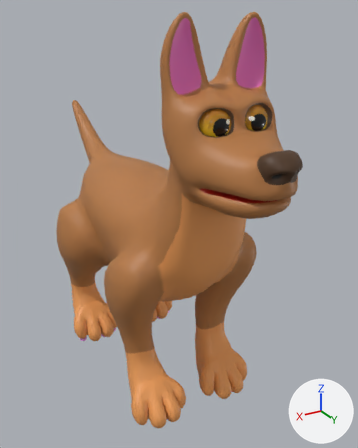
Renders of the Blender file Assets/Art/Models/Player/Rigged Dog/TheFoxDog (FK IK WP) (editedRig).blend from each side of a commit.
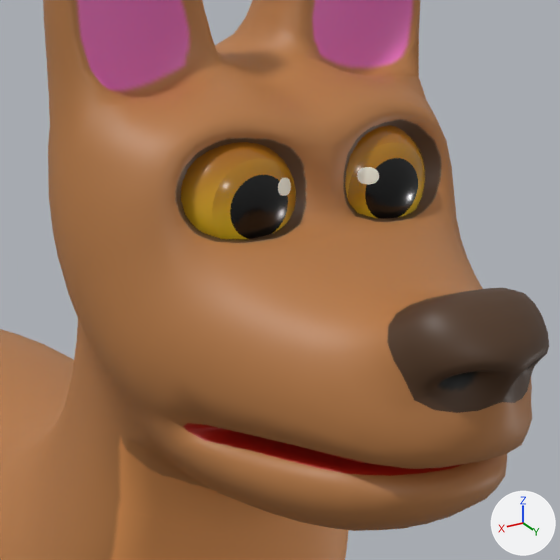
Each version appears first whole from a 50 mm camera at (4.22, 8.21, 6.22) aimed at (-0.45, 0.42, 2.32), and next in a close-up on the part from 41% to 85% of the width and 15% to 51% of the height. Every picture has the same lights, and +X, +Y and +Z are marked at lower right. The last two pictures show the newer version.

Script lines for the objects in view, before the commit:
```python
mat_eyemat = principled_material('EyeMat')
mat_eyemat.texture = img_eyes_png
mat_eyemat.roughness = 0.2
me_cube_002 = bpy.data.meshes.new('Cube.002')
me_cube_002.from_pydata(...)  # 5926 vertices, 5918 faces; spans x -3.89..3.93, y -1.48..1.48, z -3.12..4.07
me_cube_002.polygons.foreach_set('use_smooth', [True] * 5918)
me_cube_002.materials.append(mat_dogmat)  # picture img_ordinarydog_png_003
me_sphere = bpy.data.meshes.new('Sphere')
me_sphere.from_pydata(...)  # 161 vertices, 160 faces; spans x -0.83..0.83, y -0.83..0.83, z 0.33..1.0
me_sphere.polygons.foreach_set('use_smooth', [True] * 160)
me_sphere.materials.append(mat_eyemat)  # picture img_eyes_png
ob_dogbody = bpy.data.objects.new('DogBody', me_cube_002)
ob_dogbody.location = (0.0, 0.0, 2.131)
ob_dogbody.rotation_euler = (0.0, 0.0, 1.571)  # degrees (0, 0, 90)
ob_eyes = bpy.data.objects.new('Eyes', me_sphere)
ob_eyes.location = (0.32, 2.481, 4.777)
ob_eyes.rotation_euler = (-1.571, 1.571, 0.0)  # degrees (-90, 90, 0)
ob_eyes.scale = (0.319, 0.348, 0.348)
_m = ob_eyes.modifiers.new('Mirror', 'MIRROR')
_m.use_axis = (False, True, False)
_m.mirror_object = ob_dogbody
```
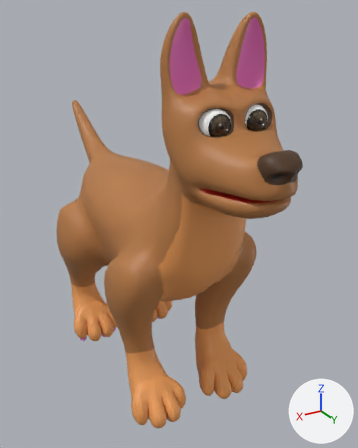
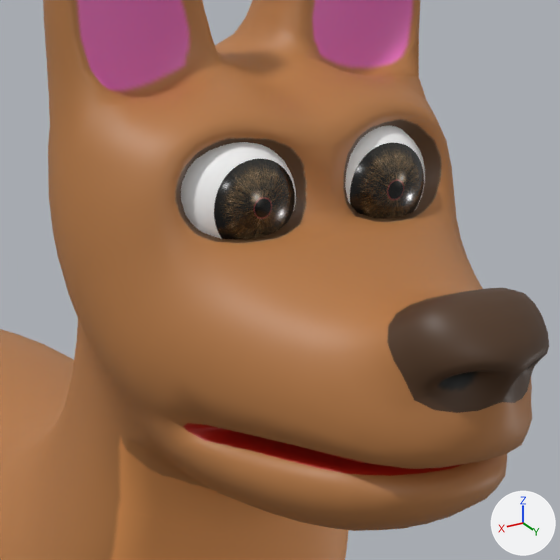
Pixel boxes (x1, y1, x2, y2) of what changed, in the close-ups (560 x 560 px):
'Eyes', surface changed
    both: (181, 125, 425, 239)
part 1 of me_sphere, surface changed
    both: (212, 143, 424, 239)

What the commit changed:
Picture 'DogEyes.png' (img_dogeyes_png) is new.
Material 'EyeMat' (mat_eyemat) changes its picture from img_eyes_png to img_dogeyes_png.
me_sphere has 161 vertices, 160 faces and spans x -0.83..0.83, y -0.83..0.83, z 0.33..1.0.
me_sphere is used by ob_eyes; location (0.32, 2.481, 4.777); rotation (-1.571, 1.571, 0.0), in degrees (-90, 90, 0); scale (0.319, 0.348, 0.348).
me_sphere part 1: texture (UV) coordinates of 96 of 160 faces, centred in x -0.46..0.46, y -0.46..0.46, z 0.88..0.99, changed; they spanned u 0.03..0.97, v 0.03..0.97 and now span u 0.01..0.99, v 0.03..0.97.
